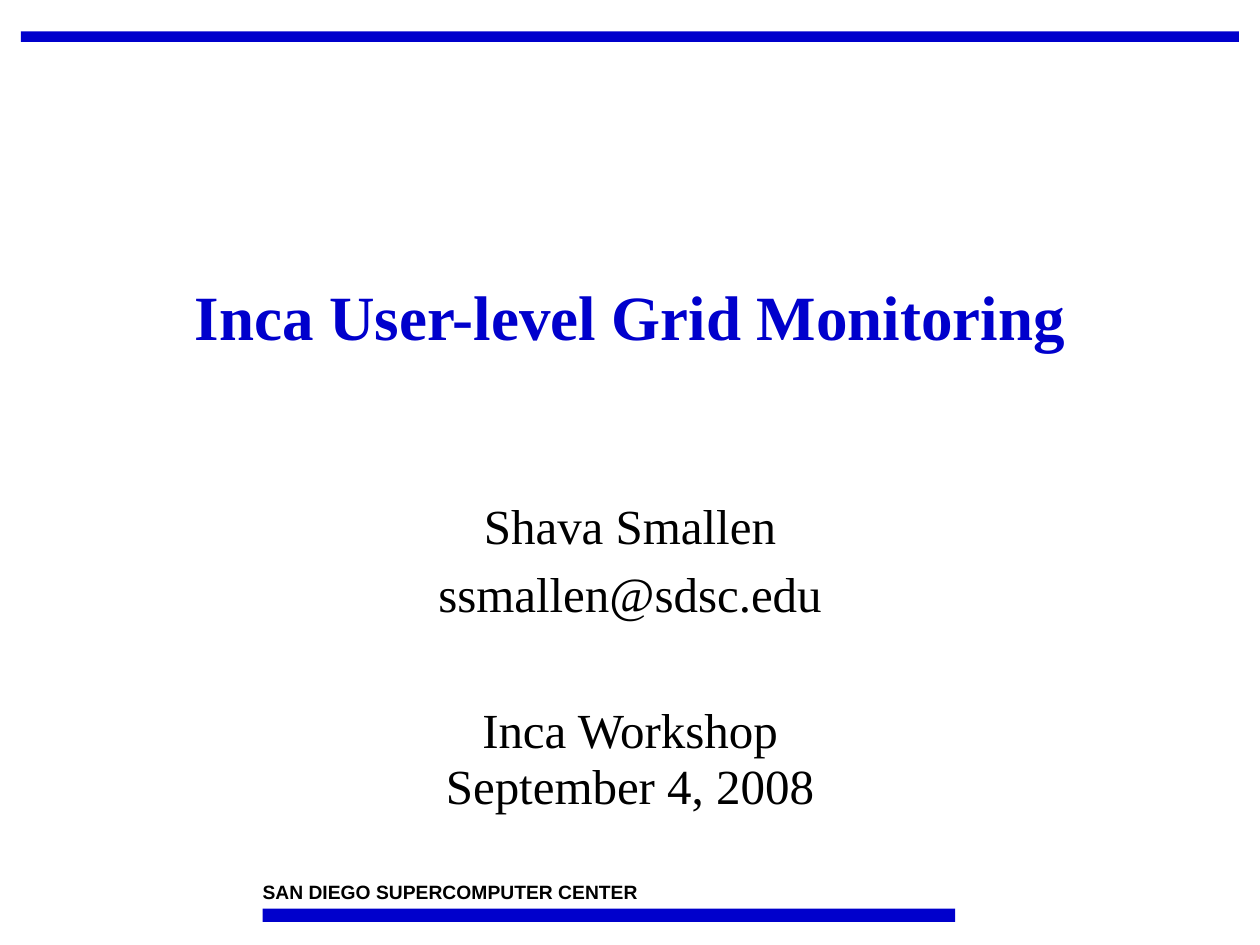
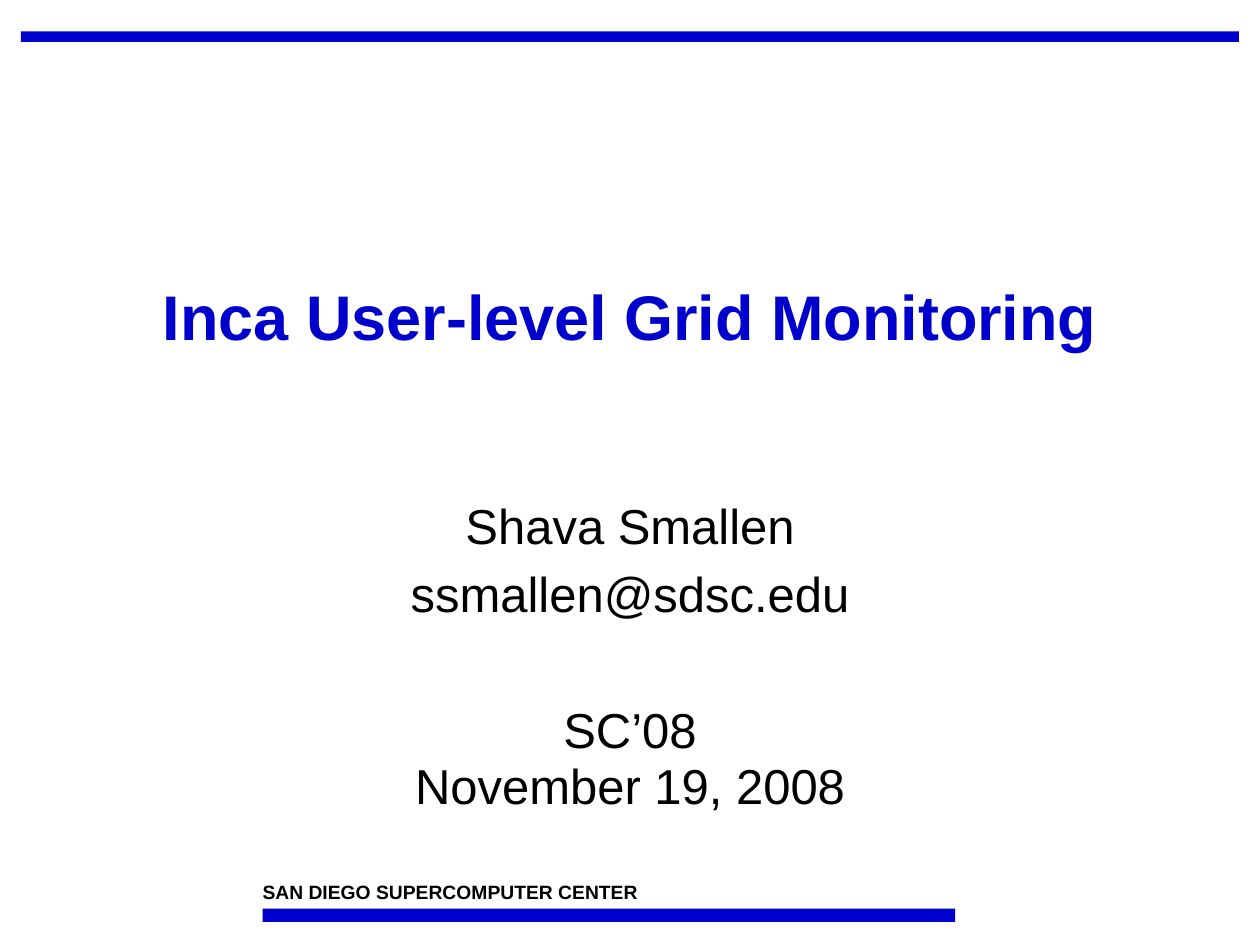
Before and after one commit to IncaProject/inca-xsede, a slide deck: slide 1 of talks/sc08/inca-sc08.ppt. Drawn at 1260x945 pixels with LibreOffice and Linux fonts; fonts in the diff are those of the drawing; background and template pictures are left out. Boxes give left, top, right and bottom in pixels: in the first picture for what was removed or moved away, otherwise in the second. Text is boxed around its words. In the diff, an @@ line names an element or a change of style, - is before the commit and + after.

```diff
--- a/talks/sc08/inca-sc08.ppt
+++ b/talks/sc08/inca-sc08.ppt
@@ title "Inca User-level Grid Monitoring" at [163,294,1096,352]: font Times New Roman to Arial @@
@@ subtitle at [411,508,850,619]: font Times New Roman to Arial in "Shava Smallen", "ssmallen@sdsc.edu" @@
@@ subtitle at [415,713,845,811]: text changed; font Times New Roman to Arial @@
-Inca Workshop
-September 4, 2008
+SC’08
+November 19, 2008
```
Also in this commit, not shown: 17 other slides changed.
